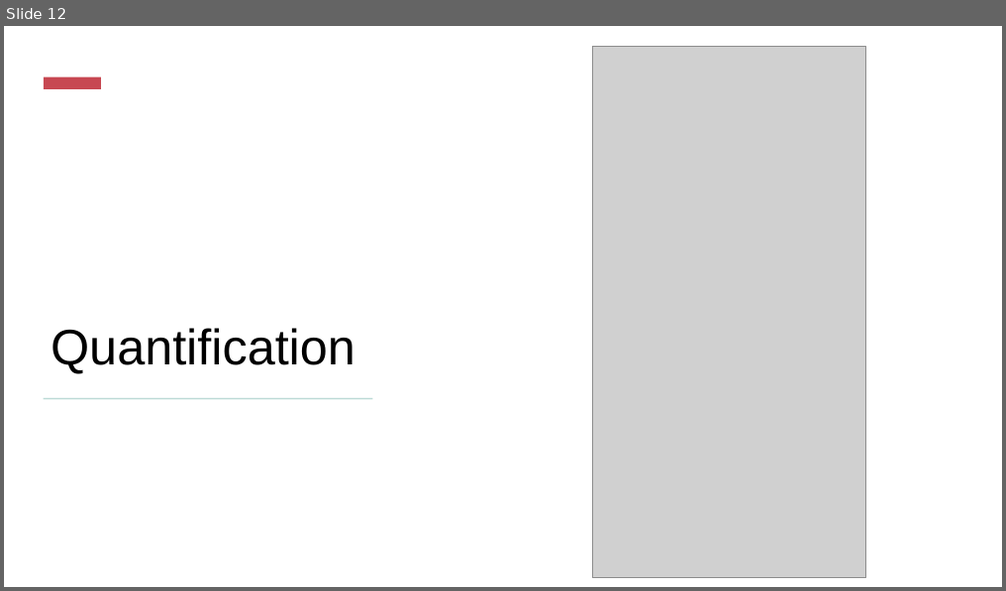
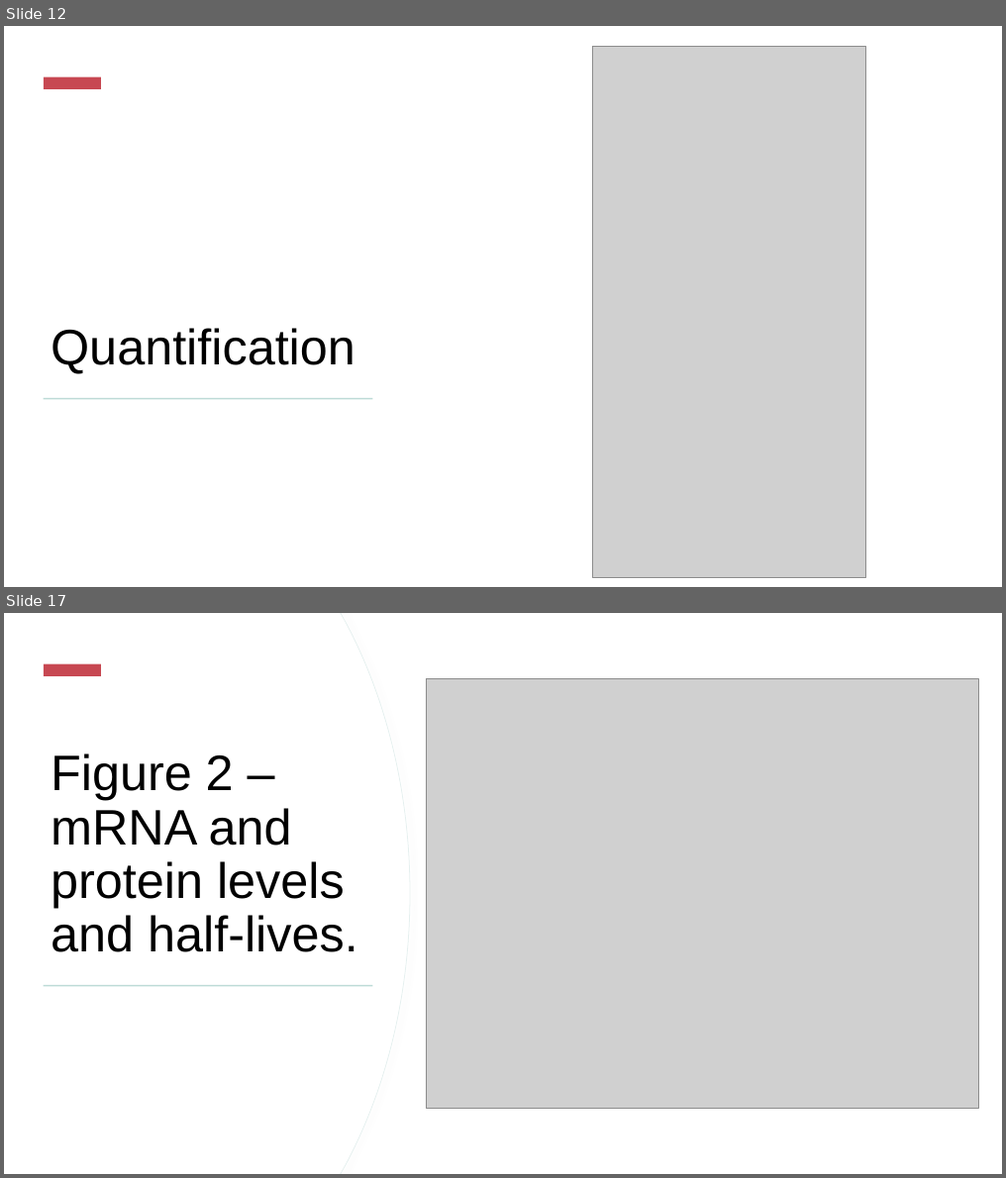
Before and after one commit to nslavov/SlavovLab, a slide deck: teaching/NS_3.pptx. Shown one above the other, each under a label of ours: slide 12 before the commit, slides 12 and 17 after it; the slides between them are not shown. The pictures are 1006x591 and 1006x1178 pixels, drawn with LibreOffice and Linux fonts; fonts in the diff are those of the drawing; grey boxes stand for pictures. Boxes give left, top, right and bottom in pixels: in the first picture for what was removed or moved away, otherwise in the second. Text is boxed around its words. In the diff, an @@ line names an element or a change of style, - is before the commit and + after.

```diff
--- a/teaching/NS_3.pptx
+++ b/teaching/NS_3.pptx
@@ slide 17 added at (x1=4, y1=613, x2=1002, y2=1174), background #FFFFFF @@
@@ rectangle added at (x1=4, y1=613, x2=1002, y2=1174), fill #FFFFFF @@
@@ freeform shape added at (x1=4, y1=613, x2=410, y2=1174), fill #FFFFFF, outline #E5F0EF 0.75 pt @@
@@ freeform shape added at (x1=4, y1=613, x2=409, y2=1174), fill #FFFFFF @@
@@ rectangle added at (x1=44, y1=664, x2=101, y2=676), fill #C74852 @@
@@ picture added at (x1=426, y1=678, x2=978, y2=1109) @@
@@ title added at (x1=51, y1=754, x2=358, y2=953), 48 pt, text #000000 @@
+Figure 2 – mRNA and protein levels and half-lives.
@@ rectangle added at (x1=58, y1=739, x2=952, y2=1050), fill #FFFFFF, outline #E5F0EF 1 pt @@
@@ rectangle added at (x1=44, y1=985, x2=373, y2=986), fill #BDDBD7 @@
```
Also in this commit, not shown: 10 other slides added.
